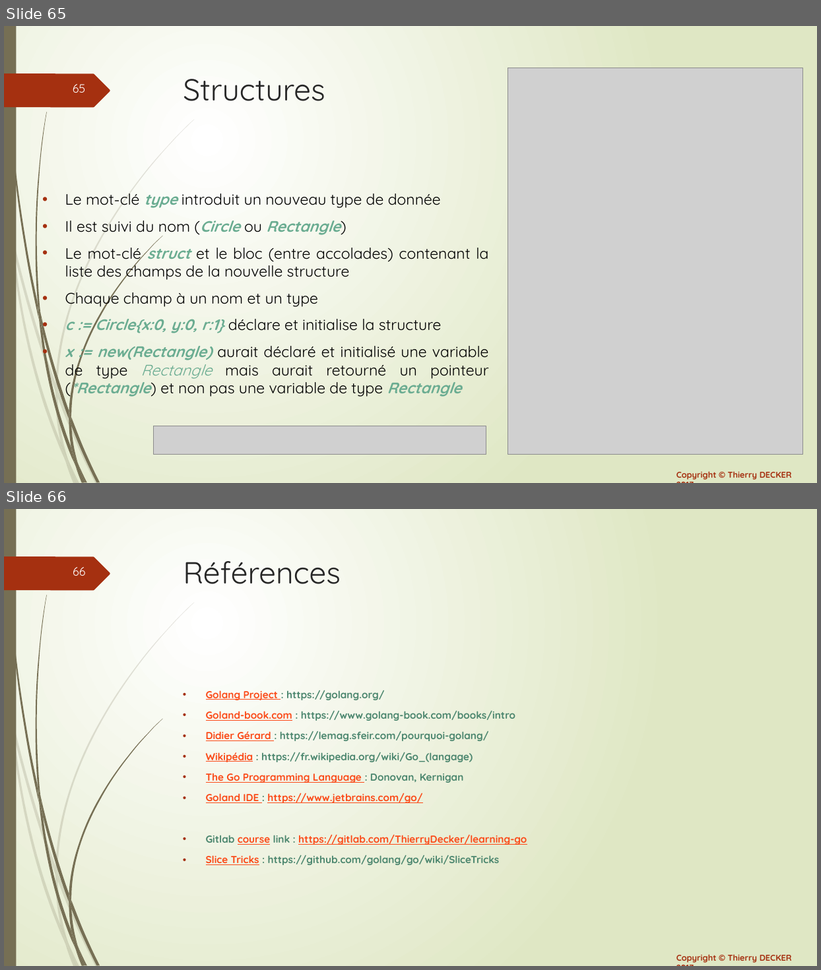
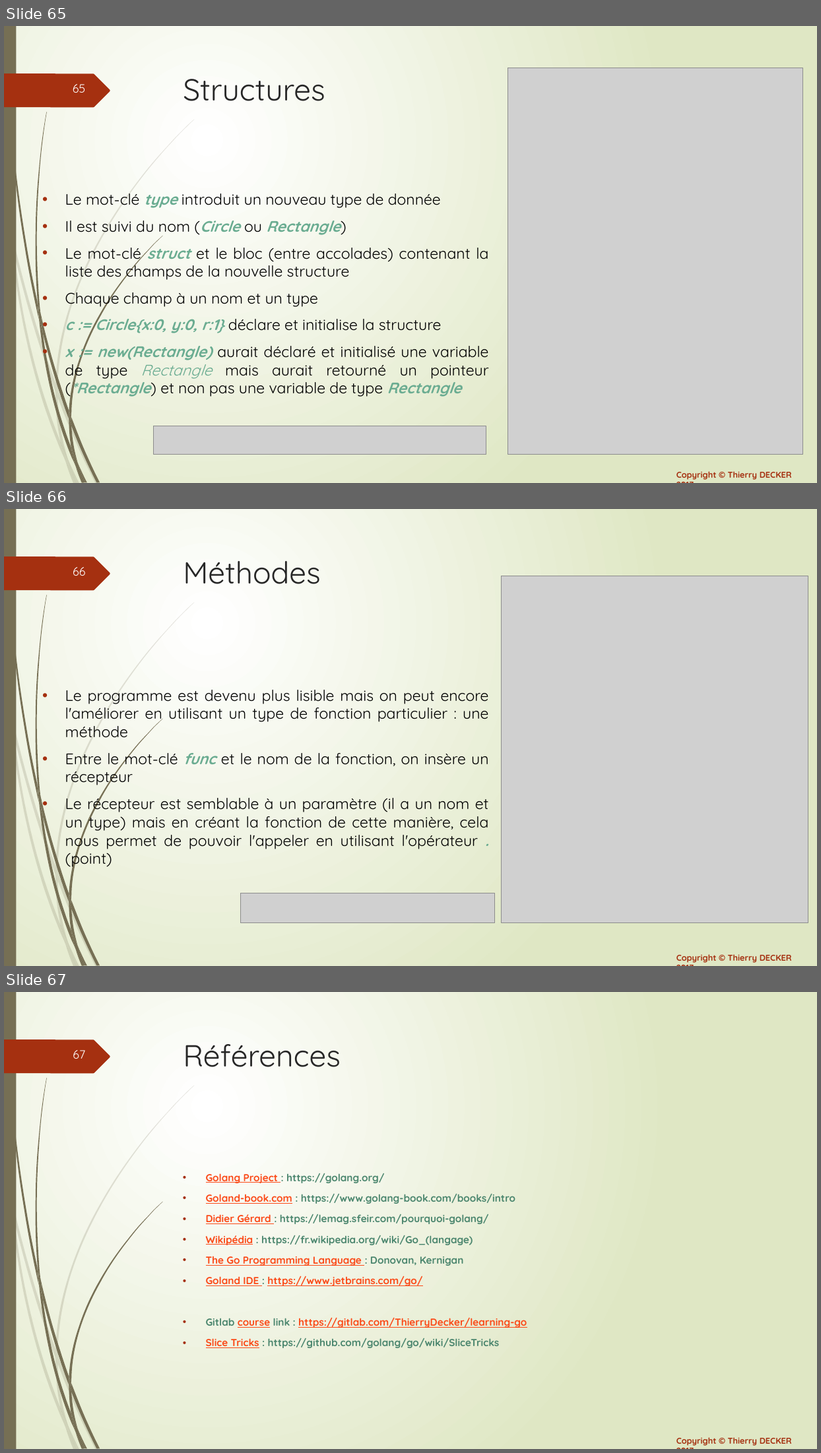
Before and after one commit to thierrydecker/learning-go, a slide deck: documentations/learning-go.pptx. Shown one above the other, each under a label of ours: slides 65 and 66 before the commit, slides 65, 66 and 67 after it. The pictures are 821x970 and 821x1453 pixels, drawn with LibreOffice and Linux fonts; fonts in the diff are those of the drawing; grey boxes stand for pictures. Boxes give left, top, right and bottom in pixels: in the first picture for what was removed or moved away, otherwise in the second. Text is boxed around its words. In the diff, an @@ line names an element or a change of style, - is before the commit and + after.

```diff
--- a/documentations/learning-go.pptx
+++ b/documentations/learning-go.pptx
@@ slide 66 added at [4, 509, 817, 966], background gradient #FFFFFF to #DFE8C4; not listed: 26 template elements that a slide beside it also shows @@
@@ title added at [183, 561, 320, 584], 36 pt, text #262626 @@
+Méthodes
@@ picture added at [502, 576, 809, 923] @@
@@ text added at [65, 690, 489, 868], 18 pt, text #000000 @@
+• Le programme est devenu plus lisible mais on peut encore l'améliorer en utilisant un type de fonction particulier : une méthode
+• Entre le mot-clé func et le nom de la fonction, on insère un récepteur
+• Le récepteur est semblable à un paramètre (il a un nom et un type) mais en créant la fonction de cette manière, cela nous permet de pouvoir l'appeler en utilisant l'opérateur . (point)
@@ picture added at [241, 893, 496, 923] @@
@@ what was slide 66 is now slide 67 @@
@@ page number at [73, 1050, 85, 1059]: text changed @@
-66
+67
```
Also in this commit, not shown: 2 other files.
